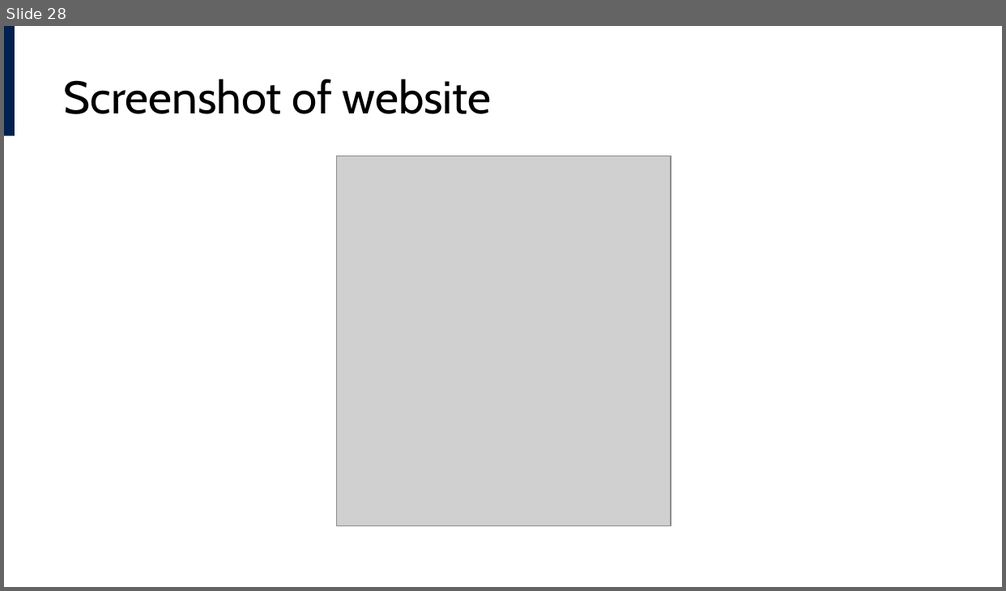
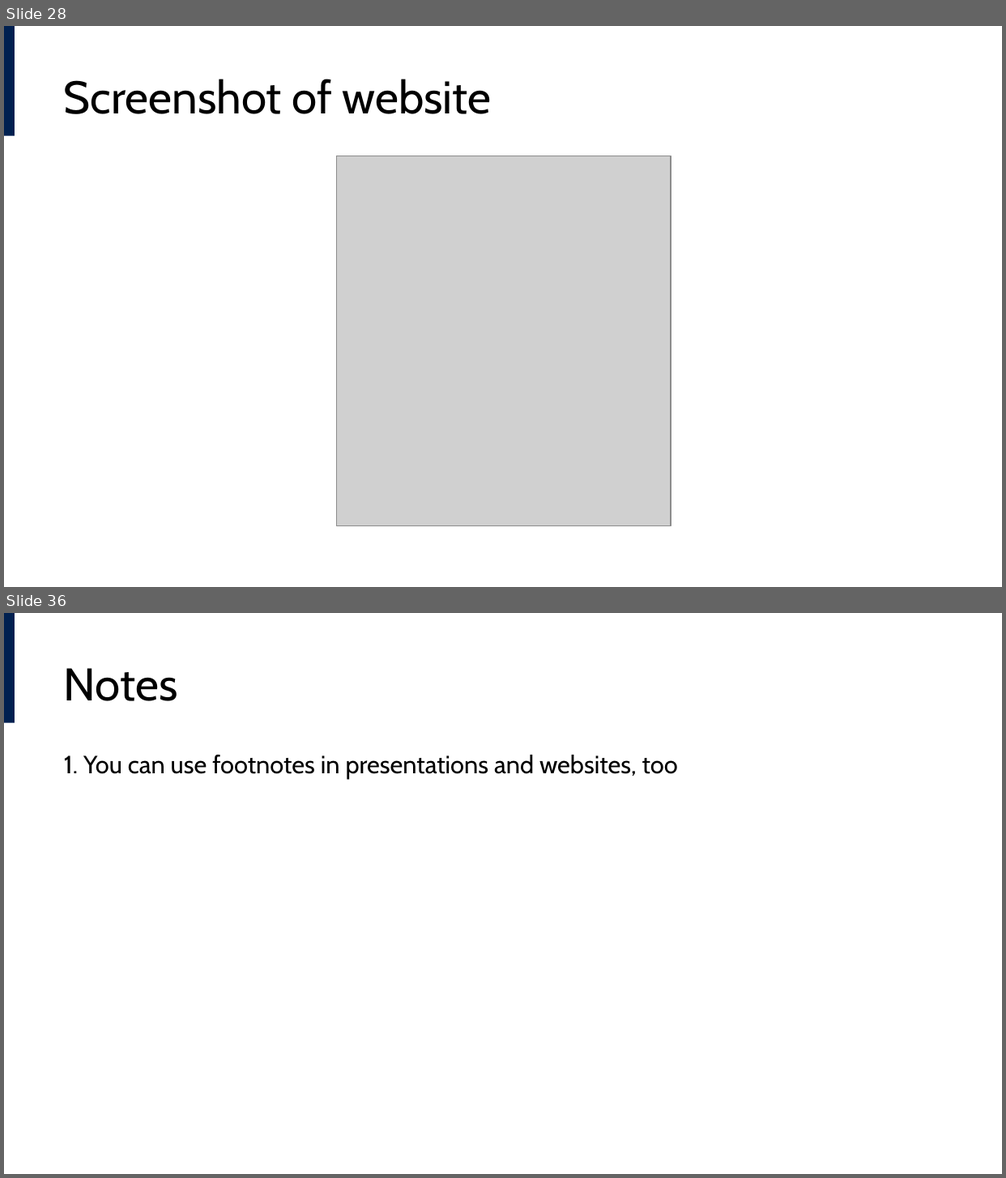
Before and after one commit to lucas-a-meyer/using-quarto, a slide deck: docs/presentation.pptx. Shown one above the other, each under a label of ours: slide 28 before the commit, slides 28 and 36 after it; the slides between them are not shown. The pictures are 1006x591 and 1006x1178 pixels, drawn with LibreOffice and Linux fonts; fonts in the diff are those of the drawing; grey boxes stand for pictures. Boxes give left, top, right and bottom in pixels: in the first picture for what was removed or moved away, otherwise in the second. Text is boxed around its words. In the diff, an @@ line names an element or a change of style, - is before the commit and + after.

```diff
--- a/docs/presentation.pptx
+++ b/docs/presentation.pptx
@@ slide 36 added at (4, 613, 1002, 1174), background #FFFFFF; not listed: 1 template element that a slide beside it also shows @@
@@ title added at (64, 668, 178, 701), 33 pt, text #000000 @@
+Notes
@@ text added at (64, 755, 678, 779), 18 pt, text #000000 @@
+1. You can use footnotes in presentations and websites, too
```
Also in this commit, not shown: 3 slides changed, 5 other slides added, 2 slides removed, 18 other files.
